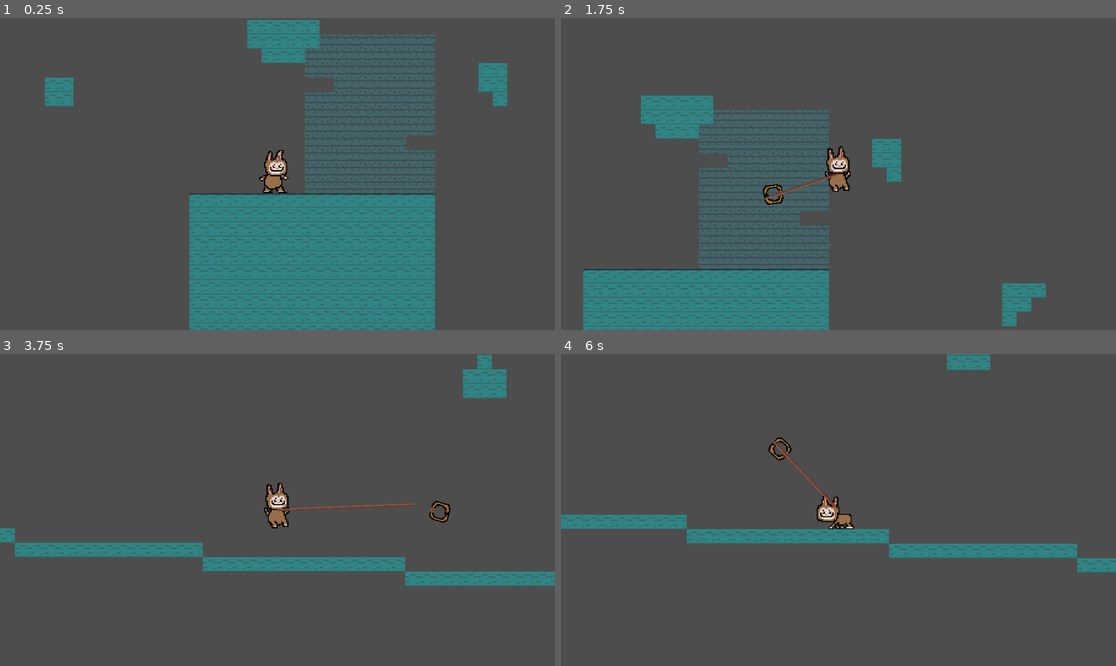
Above: before the commit, frames 1-4 (two rows, left to right).
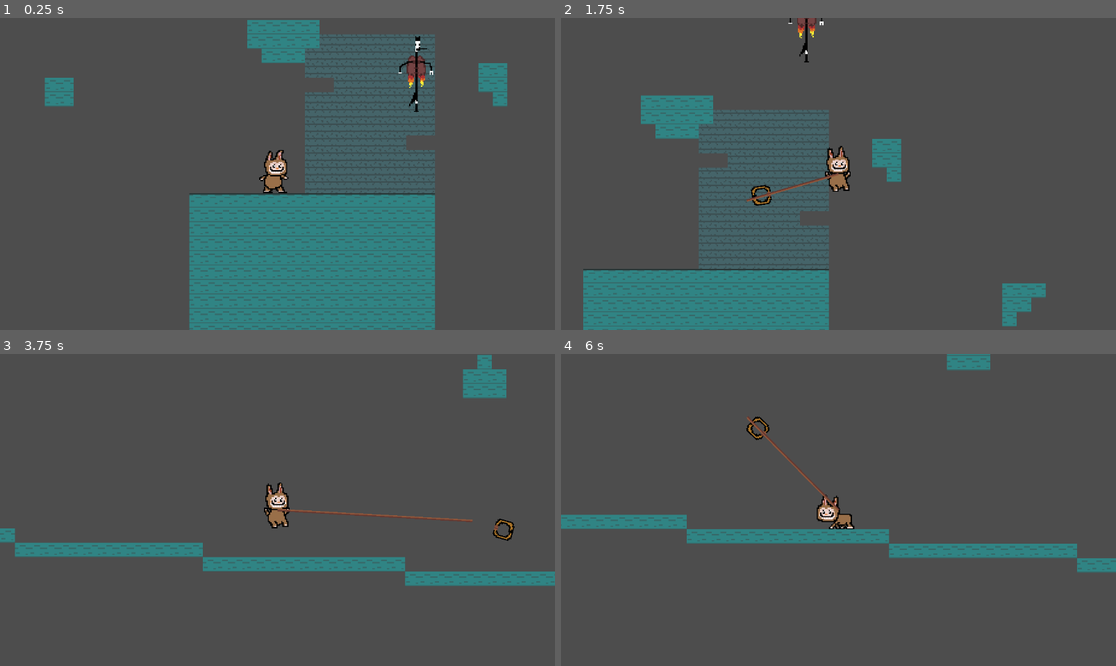
Above: after the commit, the same moments.

Repository: anan568/Codename-SLGGD
Game: Godot game, scene res://levels/cyan_city.tscn
Two runs of this game, one before a commit and one after it. Both use one fixed random seed, a clock stepped at 60 frames per second and the inputs below.
Inputs (mouse positions are in pixels of both pictures, inside the frame that each line leads up to):
- Up to frame 1 (0.25 s): no input
- Up to frame 2 (1.75 s): move the mouse to (960, 158) at 0.52 s; hold Right mouse button (grapple) 0.53-1.28 s; hold D (right) from 0.53 s (still down); tap Space (jump) at 0.77, 0.8, 1.07, 1.35, 1.52 s; move the mouse to (727, 189) at 1.27 s; right-click (727, 189) at 1.55 s
- Up to frame 3 (3.75 s): tap Space (jump) at 1.82, 3.02, 3.32 s; move the mouse to (333, 441) at 2.02 s; release D (right) at 2.03 s; hold A (left) 2.03-2.78 s; hold Space (jump) 2.03-2.78 s; click (333, 441) at 2.1 s; move the mouse to (249, 572) at 2.77 s; hold D (right) from 2.78 s (still down); right-click (249, 572) at 2.85 s; move the mouse to (444, 556) at 3.52 s; hold Right mouse button (grapple) from 3.53 s (still down)
- Up to frame 4 (6 s): tap Space (jump) at 3.77, 3.8, 4.07, 4.35, 4.52, 4.82 s; move the mouse to (672, 463) at 4.27 s; release D (right) at 4.28 s; release Right mouse button (grapple) at 4.28 s; hold A (left) 4.28-5.03 s; right-click (672, 463) at 4.55 s; move the mouse to (866, 510) at 5.02 s; hold D (right) 5.03-5.78 s; hold Space (jump) 5.03-5.78 s; click (866, 510) at 5.1 s; move the mouse to (755, 432) at 5.77 s; hold A (left) from 5.78 s (still down); right-click (755, 432) at 5.85 s

The runs differ from the first frame. In frame 1, 0.4% of the frame differs, in the area x 71-79%, y 5-31%; in frame 2, 0.6%; in frame 3, 0.7%, in the area x 50-93%, y 46-60%; in frame 4, 0.4%.

Commit message:
huge improvements to grapple hooks

Diff:
--- a/character scenes/grapple_gina.tscn
+++ b/character scenes/grapple_gina.tscn
@@ -8,8 +8,8 @@
 [sub_resource type="CircleShape2D" id="CircleShape2D_p48o3"]
 radius = 7.0
 
-[sub_resource type="RectangleShape2D" id="RectangleShape2D_n1dmb"]
-size = Vector2(14, 22)
+[sub_resource type="CircleShape2D" id="CircleShape2D_6b7sb"]
+radius = 8.0
 
 [node name="Grapple_Gina" type="Node2D"]
 
@@ -50,4 +50,5 @@
 texture = ExtResource("4_wlwvl")
 
 [node name="CollisionShape2D" type="CollisionShape2D" parent="real_gina"]
-shape = SubResource("RectangleShape2D_n1dmb")
+position = Vector2(0, -3)
+shape = SubResource("CircleShape2D_6b7sb")
--- a/levels/cyan_city.tscn
+++ b/levels/cyan_city.tscn
@@ -1,7 +1,9 @@
-[gd_scene load_steps=5 format=4 uid="uid://nay1uosfnt7f"]
+[gd_scene load_steps=12 format=4 uid="uid://nay1uosfnt7f"]
 
 [ext_resource type="Texture2D" uid="uid://c6qldl3uyytgx" path="res://sprites/tilemaps/cyan_city.png" id="1_v7ksl"]
 [ext_resource type="PackedScene" uid="uid://jn2ltitb2rdh" path="res://character scenes/gina_labubu.tscn" id="2_hi3m2"]
+[ext_resource type="Script" uid="uid://dd43vdrtyvkst" path="res://scripts/enemy/hn.gd" id="3_kgyeb"]
+[ext_resource type="Texture2D" uid="uid://cyhx3r7fnpmdy" path="res://sprites/characters/mime/hn.png" id="4_ikgfs"]
 
 [sub_resource type="TileSetAtlasSource" id="TileSetAtlasSource_hi3m2"]
 texture = ExtResource("1_v7ksl")
@@ -18,6 +20,37 @@
 physics_layer_0/collision_mask = 255
 sources/0 = SubResource("TileSetAtlasSource_hi3m2")
 
+[sub_resource type="Curve2D" id="Curve2D_sbv5n"]
+_data = {
+"points": PackedVector2Array(0, 0, 0, 0, 67, -138, 0, 0, 0, 0, 71, 4, 0, 0, 0, 0, 67, -138)
+}
+point_count = 3
+
+[sub_resource type="AtlasTexture" id="AtlasTexture_n1dmb"]
+atlas = ExtResource("4_ikgfs")
+region = Rect2(0, 0, 64, 64)
+
+[sub_resource type="AtlasTexture" id="AtlasTexture_p48o3"]
+atlas = ExtResource("4_ikgfs")
+region = Rect2(64, 0, 64, 64)
+
+[sub_resource type="SpriteFrames" id="SpriteFrames_i64mm"]
+animations = [{
+"frames": [{
+"duration": 1.0,
+"texture": SubResource("AtlasTexture_n1dmb")
+}, {
+"duration": 1.0,
+"texture": SubResource("AtlasTexture_p48o3")
+}],
+"loop": true,
+"name": &"default",
+"speed": 5.0
+}]
+
+[sub_resource type="RectangleShape2D" id="RectangleShape2D_ppq4i"]
+size = Vector2(17, 63)
+
 [node name="Cyan City" type="Node2D"]
 
 [node name="TileMapLayer" type="TileMapLayer" parent="."]
@@ -26,3 +59,25 @@
 
 [node name="Gina Labubu" parent="." instance=ExtResource("2_hi3m2")]
 position = Vector2(-23, -15)
+
+[node name="enemy hn" type="Path2D" parent="."]
+position = Vector2(21, -69)
+curve = SubResource("Curve2D_sbv5n")
+
+[node name="PathFollow2D" type="PathFollow2D" parent="enemy hn"]
+position = Vector2(71, 4)
+rotation = 1.5426347
+progress = 142.05634
+rotates = false
+
+[node name="hn" type="StaticBody2D" parent="enemy hn/PathFollow2D"]
+scale = Vector2(0.9999999, 0.9999999)
+script = ExtResource("3_kgyeb")
+
+[node name="AnimatedSprite2D" type="AnimatedSprite2D" parent="enemy hn/PathFollow2D/hn" groups=["enemy"]]
+sprite_frames = SubResource("SpriteFrames_i64mm")
+autoplay = "default"
+
+[node name="CollisionShape2D" type="CollisionShape2D" parent="enemy hn/PathFollow2D/hn"]
+position = Vector2(0.5, 0.5)
+shape = SubResource("RectangleShape2D_ppq4i")
--- a/project.godot
+++ b/project.godot
@@ -22,6 +22,7 @@
 [global_group]
 
 player=""
+enemy=""
 
 [input]
 
--- /dev/null
+++ b/scripts/enemy/hn.gd
@@ -0,0 +1,13 @@
+extends StaticBody2D
+
+@onready var path_follow = $".."
+@onready var path = $"../.."
+@export var speed = 1.5
+
+# Called when the node enters the scene tree for the first time.
+func _ready() -> void:
+	global_rotation = 0
+
+# Called every frame. 'delta' is the elapsed time since the previous frame.
+func _physics_process(delta: float) -> void:
+	path_follow.progress += speed
--- a/scripts/player/gina_labubu.gd
+++ b/scripts/player/gina_labubu.gd
@@ -41,6 +41,8 @@
 	current_state = state.idle
 	if max_speed != null and max_speed < ground_speed:
 		max_speed = ground_speed
+	if max_speed == null:
+		max_speed = ground_speed
 
 func _physics_process(_delta: float) -> void:
 	var h_direction = Input.get_axis("left", "right")
@@ -49,7 +51,9 @@
 	if not just_launched and !h_direction:
 		velocity.x = move_toward(velocity.x, 0, friction)
 
-	if h_direction:
+	if h_direction > 0 and velocity.x < max_speed * raw_h_direction:
+		velocity.x = move_toward(velocity.x, max_speed * ground_speed_multiplier * raw_h_direction, ground_acceleration)
+	if h_direction < 0 and velocity.x > max_speed * raw_h_direction:
 		velocity.x = move_toward(velocity.x, max_speed * ground_speed_multiplier * raw_h_direction, ground_acceleration)
 
 	if is_on_floor():
@@ -131,7 +135,7 @@
 	hook.global_position = grapple_to
 	hook.global_rotation = rotate_to
 	real_gina.global_position = global_position
-	real_gina.apply_central_impulse(velocity)
+	real_gina.linear_velocity = velocity
 	get_tree().current_scene.call_deferred("add_child", instance)
 	queue_free()
 
--- a/scripts/player/grapple.gd
+++ b/scripts/player/grapple.gd
@@ -3,8 +3,8 @@
 @onready var line = $Line2D
 var player
 
-var speed = 15
-var time = 0.3
+var speed = 20
+var time = 0.2
 var min_time = 0.1
 var timer = 0
 var going_back = false
--- a/scripts/player/real_gina.gd
+++ b/scripts/player/real_gina.gd
@@ -6,7 +6,8 @@
 var gina_labubu = load("res://character scenes/gina_labubu.tscn")
 var force = 10
 var speed = 5
-var launch_force = 5
+var launch_force = 3
+var duped = false
 
 # Called when the node enters the scene tree for the first time.
 func _ready() -> void:
@@ -32,22 +33,22 @@
 	if v_axis:
 		apply_impulse(Vector2(0, force * -v_axis))
 
-	if not Input.is_action_pressed("grapple"):
+	if Input.is_action_pressed("jump"):
 		var instance = gina_labubu.instantiate()
 		instance.global_position = global_position
-		instance.velocity = linear_velocity
-		instance.max_speed = max(linear_velocity.x, linear_velocity.y)
+		var thug_launch = Vector2(global_position.distance_to(hook.global_position) + 60, 0).rotated(global_position.angle_to_point(hook.global_position)) * launch_force
+		instance.velocity = thug_launch
+		instance.max_speed = global_position.distance_to(hook.global_position) * launch_force
 		instance.just_launched = true
 		instance.jumps_left = instance.double_jumps
 		get_tree().current_scene.add_child(instance)
 		$"..".queue_free()
+		duped = true
 
-	if Input.is_action_pressed("jump"):
+	if not Input.is_action_pressed("grapple") and not duped:
 		var instance = gina_labubu.instantiate()
 		instance.global_position = global_position
-		var thug_launch = Vector2(global_position.distance_to(hook.global_position), 0).rotated(global_position.angle_to_point(hook.global_position)) * launch_force
-		instance.velocity = thug_launch
-		instance.max_speed = instance.velocity.x
+		instance.velocity = linear_velocity
 		instance.just_launched = true
 		instance.jumps_left = instance.double_jumps
 		get_tree().current_scene.add_child(instance)
Not shown, added: scripts/enemy/hn.gd.uid
Binary file changed: sprites/characters/mime/hn.aseprite
Binary file added: sprites/characters/mime/hn.png
Not shown, added: sprites/characters/mime/hn.png.import
